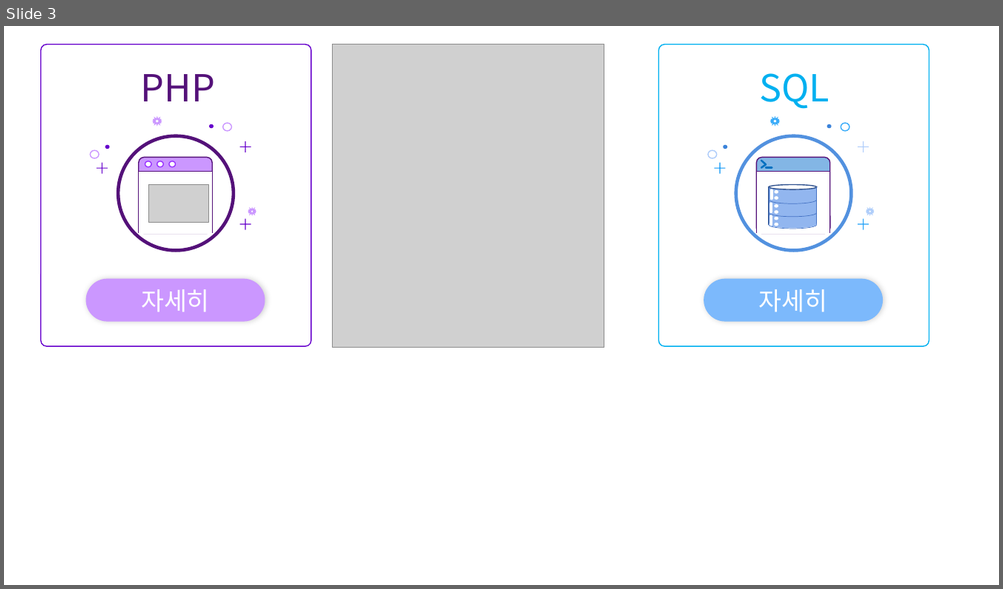
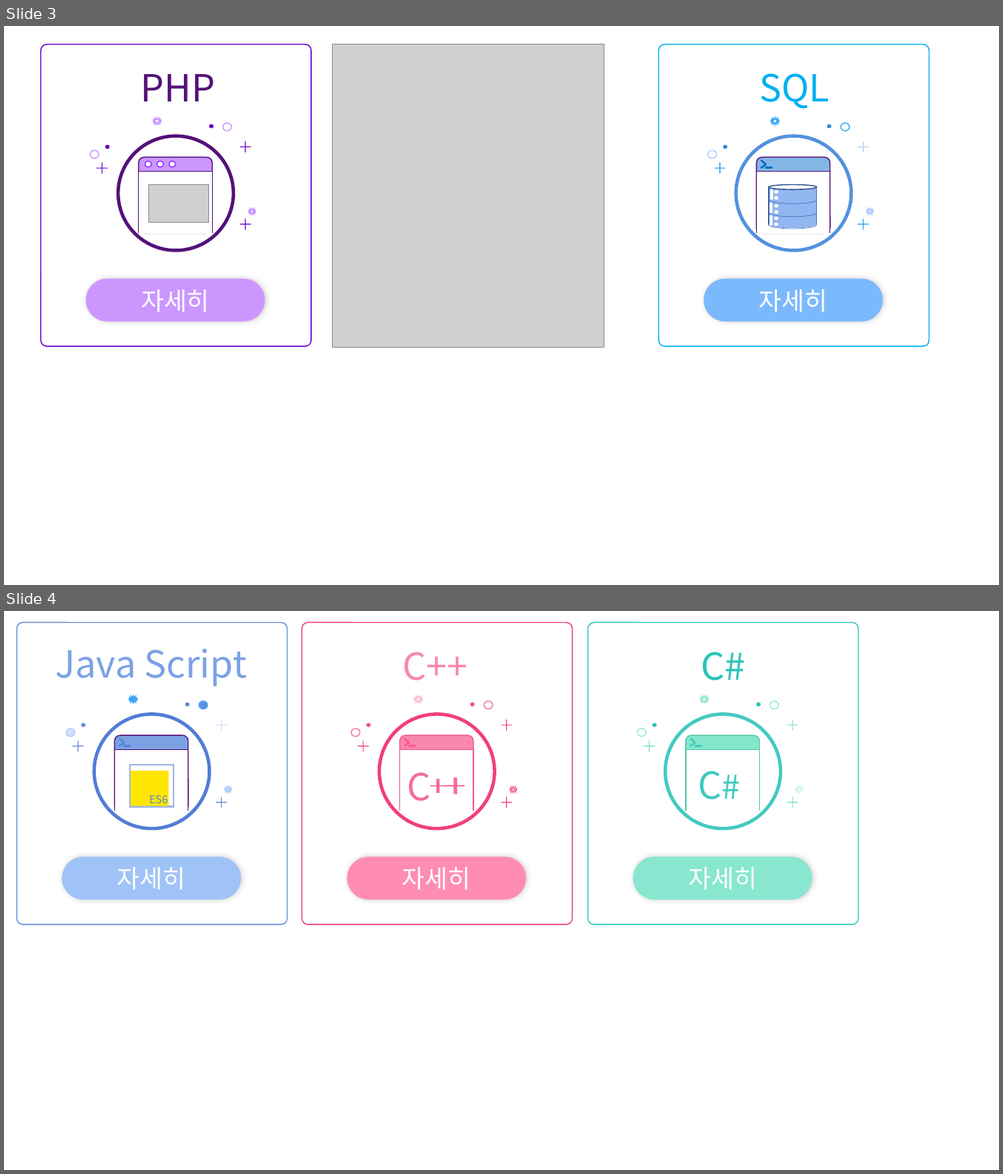
Before and after one commit to jadru/Assignment_ASP_Include, a slide deck: include_home_img.pptx. Shown one above the other, each under a label of ours: slide 3 before the commit, slides 3 and 4 after it. The pictures are 1003x589 and 1003x1174 pixels, drawn with LibreOffice and Linux fonts; fonts in the diff are those of the drawing; grey boxes stand for pictures. Boxes give left, top, right and bottom in pixels: in the first picture for what was removed or moved away, otherwise in the second. Text is boxed around its words. In the diff, an @@ line names an element or a change of style, - is before the commit and + after.

```diff
--- a/include_home_img.pptx
+++ b/include_home_img.pptx
@@ slide 4 added at (4,611,999,1170), background #FFFFFF @@
@@ group added at (301,622,572,924): 5 ellipses, 5 lines, 3 rounded rectangles, 3 plus signs, 2 stars, 2 texts, 2 pluses, 1 rectangle @@
+자세히
+C++
+C
@@ group added at (588,622,858,924): 5 ellipses, 5 lines, 3 rounded rectangles, 3 plus signs, 2 stars, 2 texts, 1 rectangle @@
+자세히
+C#
+C#
@@ group added at (17,622,287,924): 5 ellipses, 5 lines, 3 rounded rectangles, 3 plus signs, 3 rectangles, 2 stars, 2 texts @@
+자세히
+Java Script
+ES6
```
Also in this commit, not shown: 1 slide changed, 1 other slide added, 17 other files.
